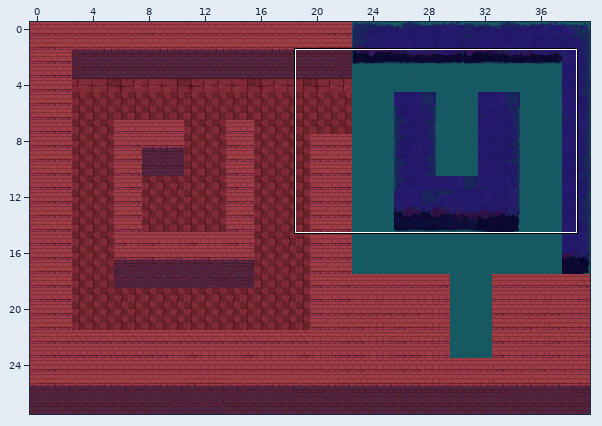
Two states of a Tiled map, assets/maps/medium5.tmx. Above: a wide view before the commit, with the close-up outlined.
Close-up. Before the commit:
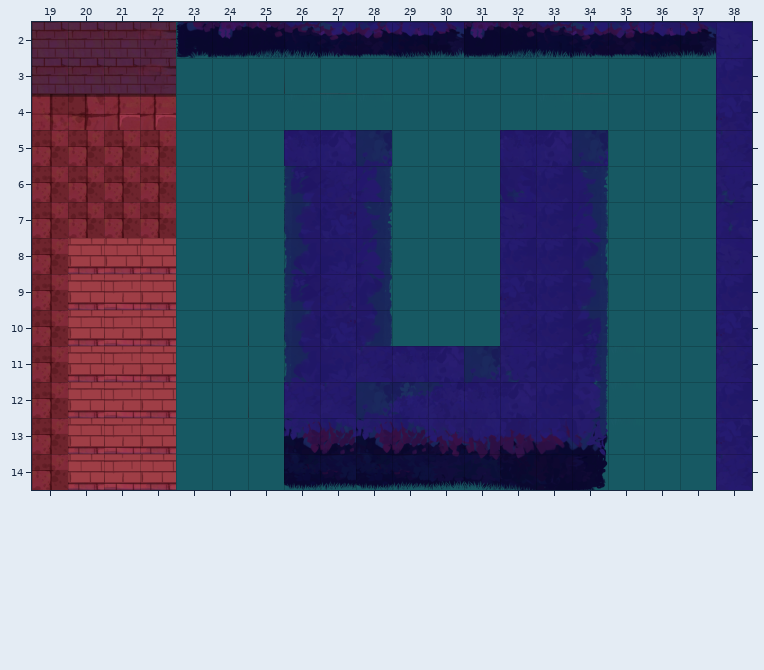
Cells are 128x128 px. Shown: x 19..38, y 2..14. The commit also changed other parts of the map, which this record leaves out.
The result:
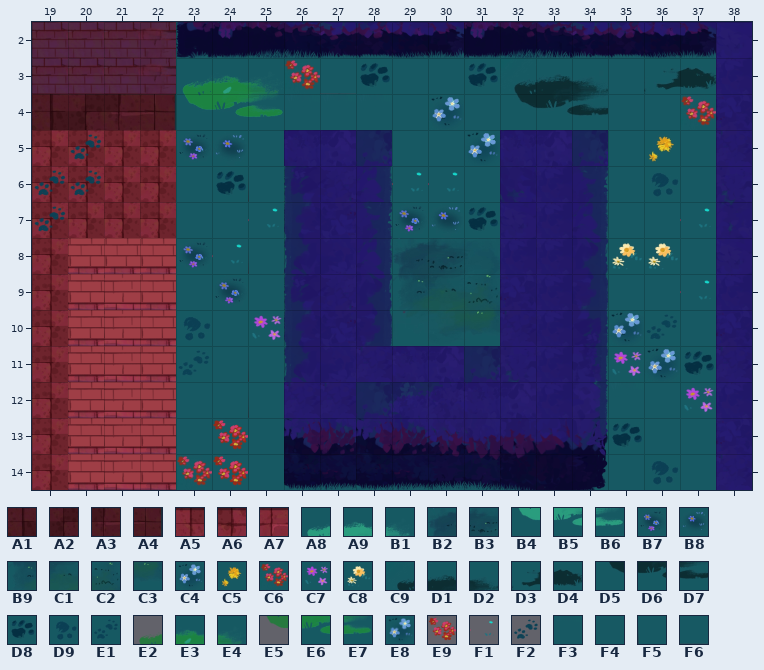
Key: from "IMG_7622": A1 4, A2 5, A3 6, A4 7, A5 12, A6 13, A7 14; from "decorations": A8 0, A9 1, B1 2, B2 5, B3 6, B4 12, B5 13, B6 14, B7 15, B8 16, B9 17, C1 18, C2 19, C3 31, C4 41, C5 44, C6 53, C7 66, C8 67, C9 76, D1 77, D2 78, D3 79, D4 80, D5 88, D6 89, D7 90, D8 97, D9 98, E1 110; from "decorations-2": E2 0, E3 1, E4 2, E5 12, E6 13, E7 14, E8 41, E9 53, F1 54, F2 110; from "walls-1": F3 96; from "walls-2": F4 13, F5 28, F6 29.
__ is an empty cell.
Tiles of an added or newly shown layer are drawn over the layers below it.
See-through tiles are keyed as they look on the map.
Difference:
Layer "ground":
Tile A5 becomes tile A1 in row 4 at x 19.
Tile A6 becomes tile A2 in row 4 at x 20.
Tile A7 becomes tile A3 in row 4 at x 21.
Tile A7 becomes tile A4 in row 4 at x 22.
Tile F4 becomes tile A8 in row 3 at x 23.
Tile F4 becomes tile A9 in row 3 at x 24.
Tile F4 becomes tile B1 in row 3 at x 25.
Tile F4 becomes tile B2 in row 8 at x 29.
Tile F4 becomes tile B3 in row 8 at x 30.
Tile F4 becomes tile B4 in row 4 at x 23.
Tile F4 becomes tile B5 in row 4 at x 24.
Tile F4 becomes tile B6 in row 4 at x 25.
Tile F4 becomes tile B7 in row 5 at x 23; in row 7 at x 29; in row 8 at x 23; in row 9 at x 24.
Tile F4 becomes tile B8 in row 5 at x 24; in row 7 at x 30.
Tile F4 becomes tile B9 in row 9 at x 29.
Tile F4 becomes tile C1 in row 9 at x 30.
Tile F4 becomes tile C2 in row 9 at x 31.
Tile F4 becomes tile C3 in row 10 at x 31.
Tile F4 becomes tile C4 in row 4 at x 30; in row 10 at x 35; in row 11 at x 36.
Tile F4 becomes tile C5 in row 5 at x 36.
Tile F4 becomes tile C6 in row 4 at x 37; in row 14 at x 23.
Tile F5 becomes tile C6 in row 3 at x 26.
Tile F3 becomes tile C7 in row 11 at x 35.
Tile F4 becomes tile C7 in row 12 at x 37.
Tile F5 becomes tile C7 in row 10 at x 25.
Tile F4 becomes tile C8 in row 8 at x 35 to 36.
Tile F4 becomes tile C9 in row 3 at x 32.
Tile F4 becomes tile D1 in row 3 at x 33.
Tile F6 becomes tile D2 in row 3 at x 34.
Tile F4 becomes tile D3 in row 3 at x 36.
Tile F4 becomes tile D4 in row 3 at x 37.
Tile F4 becomes tile D5 in row 4 at x 32.
Tile F3 becomes tile D6 in row 4 at x 33.
Tile F3 becomes tile D7 in row 4 at x 34.
Tile F3 becomes tile D8 in row 13 at x 35.
Tile F4 becomes tile D8 in row 3 at x 28 and 31; in row 6 at x 24; in row 7 at x 31; in row 11 at x 37.
Tile F4 becomes tile D9 in row 6 at x 36; in row 10 at x 23; in row 14 at x 36.
Tile F4 becomes tile E1 in row 10 at x 36; in row 11 at x 23.
Layer "decoration" (added):
The author put tile E2 in row 3 at x 23.
The author put tile E3 in row 3 at x 24.
The author put tile E4 in row 3 at x 25.
The author put tile E5 in row 4 at x 23.
The author put tile E6 in row 4 at x 24.
The author put tile E7 in row 4 at x 25.
The author put tile E8 in row 5 at x 31.
The author put tile E9 in rows 13 to 14 at x 24.
The author put tile F1 in row 6 at x 29 to 30; in row 7 at x 25 and 37; in row 8 at x 24; in row 9 at x 37.
The author put tile F2 in row 5 at x 20; in row 6 at x 19 to 20; in row 7 at x 19.
Pixel boxes of the changes (left, top, right, bottom) in both close-ups:
changed: (32, 60, 320, 375)
changed: (360, 63, 390, 87)
changed: (392, 63, 608, 335)
changed: (611, 67, 716, 412)
changed: (177, 420, 248, 486)
changed: (612, 423, 678, 485)
